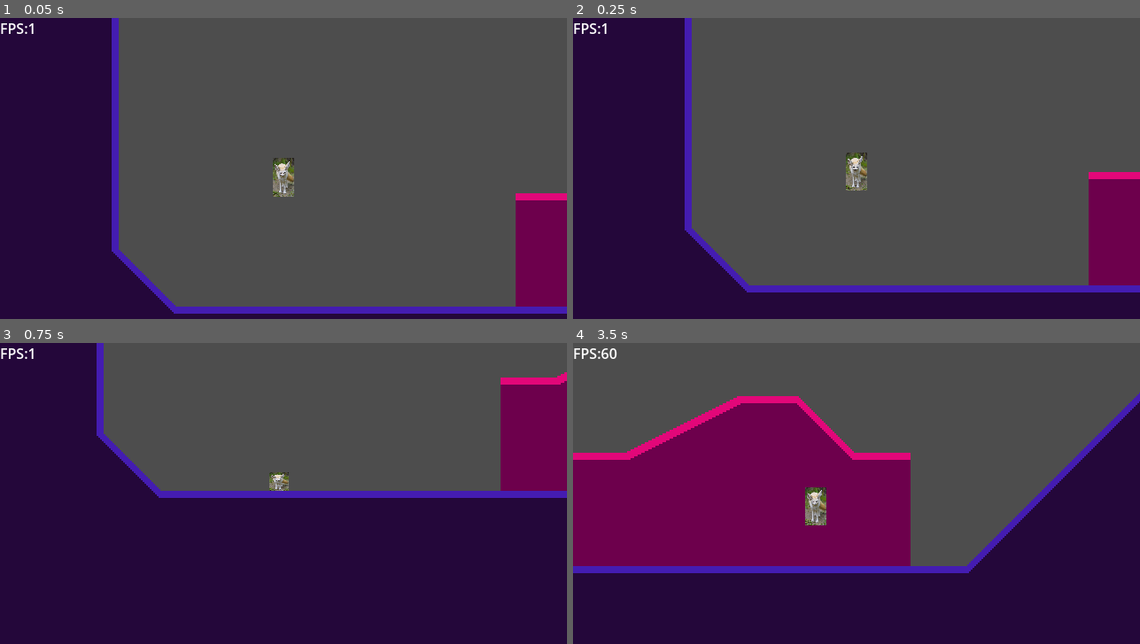
Above: before the commit, frames 1-4 (two rows, left to right).
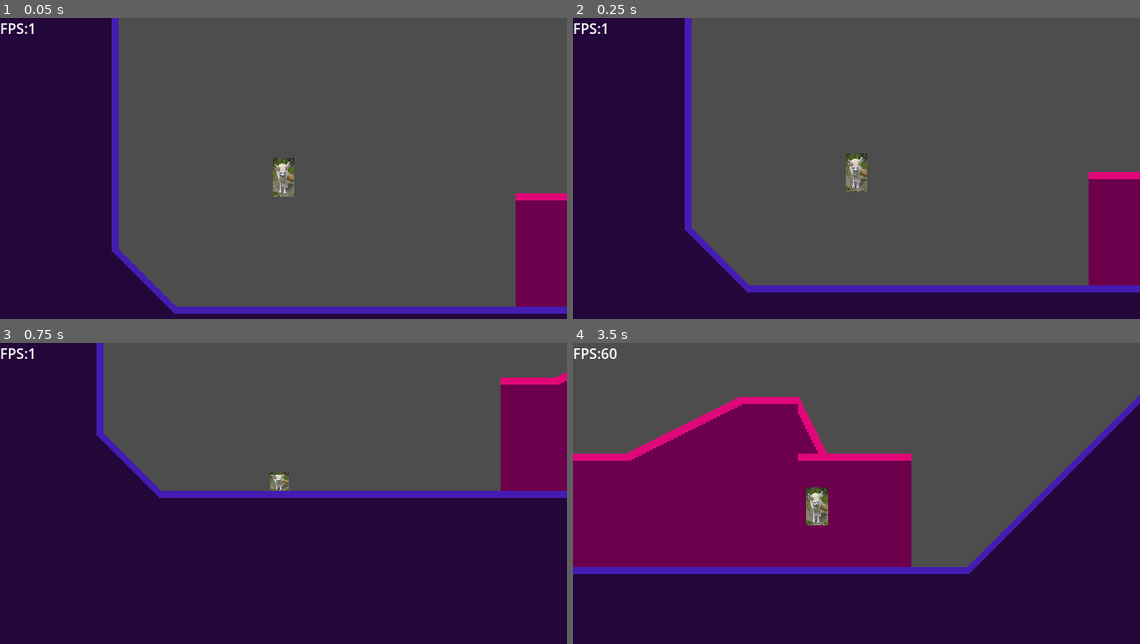
Above: after the commit, the same moments.

Repository: DraethPlace/FencWorks
Game: Godot game, scene res://Scenes/Base Level.tscn
Same seed, same stepped clock (60 frames per second), same inputs: the game is played once before the commit and once after it.
Inputs:
- Up to frame 1 (0.05 s): no input
- Up to frame 2 (0.25 s): no input
- Up to frame 3 (0.75 s): hold Right (right) from 0.53 s (still down); hold Down (crouch) from 0.53 s (still down)
- Up to frame 4 (3.5 s): tap Z (jump) at 0.77, 1.52, 3.02 s; release Down (crouch) at 1.28 s; tap Shift (machdash) at 1.35, 2.85 s; release Right (right) at 2.03 s; hold Left (left) 2.03-2.78 s; hold Down (crouch) 2.03-2.78 s; hold Right (right) from 2.78 s (still down)

Frame 1 is identical in both runs. In frame 2, 0.2% of the frame differs, in the area x 48-52%, y 44-58%; in frame 3, less than 0.1%; in frame 4, 2.4%, in the area x 0-100%, y 16-77%.

Commit message:
Optimazation Test
Idk

Diff:
--- a/Scenes/Base Level.tscn
+++ b/Scenes/Base Level.tscn
@@ -44,13 +44,13 @@
 8:0/0 = 0
 8:0/0/physics_layer_0/linear_velocity = Vector2(0, 0)
 8:0/0/physics_layer_0/angular_velocity = 0.0
-8:0/0/physics_layer_0/polygon_0/points = PackedVector2Array(-16, -16, -8, -16, -16, -12)
+8:0/0/physics_layer_0/polygon_0/points = PackedVector2Array(-16, -16, 16, -16, 16, 16, -16, 16)
 8:0/0/physics_layer_0/polygon_0/one_way = true
 8:0/0/physics_layer_0/polygon_0/one_way_margin = 5.0
 9:0/0 = 0
 9:0/0/physics_layer_0/linear_velocity = Vector2(0, 0)
 9:0/0/physics_layer_0/angular_velocity = 0.0
-9:0/0/physics_layer_0/polygon_0/points = PackedVector2Array(-16, 0, 16, -16, 16, -12, -16, 4)
+9:0/0/physics_layer_0/polygon_0/points = PackedVector2Array(-16, 0, 16, -16, 16, 16, -16, 16)
 9:0/0/physics_layer_0/polygon_0/one_way = true
 9:0/0/physics_layer_0/polygon_0/one_way_margin = 5.0
 10:0/0 = 0
@@ -62,13 +62,13 @@
 11:0/0 = 0
 11:0/0/physics_layer_0/linear_velocity = Vector2(0, 0)
 11:0/0/physics_layer_0/angular_velocity = 0.0
-11:0/0/physics_layer_0/polygon_0/points = PackedVector2Array(-16, -16, -12, -16, -16, -12)
+11:0/0/physics_layer_0/polygon_0/points = PackedVector2Array(-16, -16, 16, -16, 16, 16, -16, 16)
 11:0/0/physics_layer_0/polygon_0/one_way = true
 11:0/0/physics_layer_0/polygon_0/one_way_margin = 5.0
 12:0/0 = 0
 12:0/0/physics_layer_0/linear_velocity = Vector2(0, 0)
 12:0/0/physics_layer_0/angular_velocity = 0.0
-12:0/0/physics_layer_0/polygon_0/points = PackedVector2Array(16, -16, 16, -12, -12, 16, -16, 16)
+12:0/0/physics_layer_0/polygon_0/points = PackedVector2Array(16, -16, 16, 16, -16, 16)
 12:0/0/physics_layer_0/polygon_0/one_way = true
 12:0/0/physics_layer_0/polygon_0/one_way_margin = 5.0
 13:0/0 = 0
@@ -77,6 +77,7 @@
 
 [sub_resource type="TileSet" id="TileSet_5v2du"]
 tile_size = Vector2i(32, 32)
+occlusion_layer_0/light_mask = 1
 physics_layer_0/collision_layer = 1
 sources/0 = SubResource("TileSetAtlasSource_44ac8")
 tile_proxies/coords_level = [[0, Vector2i(0, 0)], [2, Vector2i(0, 0)], [0, Vector2i(1, 0)], [2, Vector2i(1, 0)], [0, Ve …(1205 unchanged characters)…
@@ -87,7 +88,7 @@
 [node name="Fenc 360" parent="." instance=ExtResource("1_cg4fk")]
 position = Vector2(340, 112)
 floor_stop_on_slope = true
-floor_snap_length = 24.0
+floor_snap_length = 60.0
 platform_floor_layers = 4278190081
 
 [node name="TileMap" type="TileMap" parent="."]
@@ -95,6 +96,6 @@
 scale = Vector2(2, 2)
 tile_set = SubResource("TileSet_5v2du")
 format = 2
-layer_0/tile_data = PackedInt32Array(262150, 0, 0, 262152, 0 …(482 unchanged characters)… 4, 393216, 0, 327695, 393216, 0, 65549, 786432, 268435456, 131085, 720896, 268435456, 262151, 0, 0, 65548, 458752, 0, 131084 …(10778 unchanged characters)…
+layer_0/tile_data = PackedInt32Array(262150, 0, 0, 262152, 0 …(482 unchanged characters)… 4, 393216, 0, 327695, 393216, 0, 65549, 655360, 1342177280, 131085, 458752, 0, 262151, 0, 0, 65548, 458752, 0, 131084 …(10778 unchanged characters)…
 
 [node name="FPS" parent="." instance=ExtResource("3_37wnp")]
--- a/Scenes/Player.tscn
+++ b/Scenes/Player.tscn
@@ -17,10 +17,10 @@
 size = Vector2(36, 4)
 
 [node name="Fenc 360" type="CharacterBody2D"]
-process_mode = 3
+process_mode = 1
 top_level = true
+texture_filter = 1
 position = Vector2(299, 89)
-disable_mode = 2
 collision_layer = 0
 floor_stop_on_slope = false
 floor_constant_speed = true
@@ -38,8 +38,12 @@
 script = ExtResource("3_jyttq")
 
 [node name="Cam" type="Camera2D" parent="."]
+process_mode = 1
+texture_repeat = 1
 position = Vector2(1.33514e-05, -1.19209e-06)
-position_smoothing_speed = 4.0
+process_callback = 0
+position_smoothing_enabled = true
+position_smoothing_speed = 35.0
 script = ExtResource("4_qhq0l")
 
 [node name="HitBox" type="CollisionShape2D" parent="."]
@@ -60,7 +64,6 @@
 script = ExtResource("8_asppx")
 
 [node name="Sens" type="CollisionShape2D" parent="Wall"]
-position = Vector2(0, -15)
 shape = SubResource("RectangleShape2D_rn333")
 
 [connection signal="body_entered" from="Wall" to="." method="_is_wall_touch"]
--- a/Scripts/Player/360 Movement.gd
+++ b/Scripts/Player/360 Movement.gd
@@ -21,7 +21,6 @@
 var Steps : float
 var stepping = 0
 @export var WallTouch = 0
-
 #Mach 1 = 150
 #Mach 2 = 300
 #Mach 3 = 450
@@ -30,6 +29,7 @@
 
 func _physics_process(delta):
 	# Handle physics
+	var Twurn = create_tween()
 	if not is_on_floor() or not WallTouch == 0:
 		if Midair <1:
 			velocity.y= sin(rotation)*Speed
@@ -40,8 +40,10 @@
 			velocity.y += (gravity * delta)
 			if velocity.y > 19000 and not is_on_floor():
 				velocity.y = 19000
-			if not rotation == 0:
-				rotation = lerp_angle(rotation, 0, 0.2)
+			if not round(rotation_degrees) == 0:
+				Twurn.tween_property(self, "rotation", 0, 0.2)
+			else:
+				Twurn.stop()
 		elif not WallTouch == 0 and not (Input.is_action_pressed("jump") or Midair > 8):
 			velocity.y = 250
 
@@ -80,9 +82,6 @@
 		VelLR = "L"
 	elif Speed > -1:
 		VelLR = "R"
-
-	floor_snap_length= (((abs(Speed))/18)*2)+32
-
 	# Code for changing speed around
 	var Dir = Input.get_axis("left", "right")
 	if Dir and (((CtrlLock == "L" or WallTouch == -1) and Input.is_action_pressed("right")) or ((CtrlLock == "R" or WallTouch ==1) and Input.is_action_pressed("left")) or (CtrlLock == "N")) and not crouch == "S":
@@ -174,23 +173,27 @@
 
 	#Wraps the angle and Slope Physics
 	if WallTouch == 0 and is_on_floor_only():
-		var normal: Vector2 = get_floor_normal()
-		rotation =  lerp_angle(rotation, deg_to_rad(wrapf(rad_to_deg(normal.angle())+90, 180, -180)), .5)
 		if ((Speed < 50 and SensorDir == "R" and LR == "R") or (Speed > -50 and SensorDir == "L" and LR == "L")):
 			CtrlLock = SensorDir
 		else:
 			CtrlLock = "N"
 		if not roundf(absf((rotation_degrees)/10)) == 0:
 			if not CtrlLock == "N":
-				Speed -=((int(LR == "R")*2)-1)*10
+				Speed +=sin(round(deg_to_rad(rotation_degrees)))*25
 			elif SensorDir == "U" and dash == 1:
 				Speed += sin(round(deg_to_rad(rotation_degrees)))*15
 			if not SensorDir == "U" and dash ==1:
 				Speed -= sin(round(deg_to_rad(-rotation_degrees)))*13
 			else:
 				Speed -= sin(round(deg_to_rad(-rotation_degrees)))*18
+		var normal: Vector2 = get_floor_normal()
+		if not deg_to_rad(round(rotation_degrees)) == (wrapf(rad_to_deg(normal.angle())+90, 180, -180)):
+			rotation =  lerp_angle(rotation, deg_to_rad(wrapf(rad_to_deg(normal.angle())+90, 180, -180)), .5)
+
 	else:
 		CtrlLock = "N"
+
+
 	#handles The surface direction, wallrunning, ceiling running all that good sonis stuff
 	if (dash == 1 or is_on_floor()):
 		if SensorDir == "U" and abs(Speed) < 100:
@@ -208,17 +211,18 @@
 		elif dash == 1 and WallTouch == 0:
 			SensorDir = "U"
 			set_up_direction(Vector2.DOWN)
+		else:
+			set_up_direction(Vector2.UP)
+			velocity.y = 75
+			Speed = 75 *((int(LR=="L")*2)-1)
 	if dash == 0:
 		floor_max_angle=67.5
 		if round(abs(rotation_degrees)) > 67.5 or SensorDir == "U":
 			if not SensorDir == "U":
+				set_up_direction(Vector2.UP)
 				velocity.x = 75 *((int(VelLR=="L")*2)-1)
-				velocity.y = 0
+				velocity.y = 10
 				Speed = 50 *((int(VelLR=="L")*2)-1)
-			else:
-				set_up_direction(Vector2.UP)
-				velocity.y = 75
-				Speed = 75 *((int(LR=="L")*2)-1)
 	else:
 		floor_max_angle=180
 #func _process(delta):
--- a/Scripts/Player/Cam.gd
+++ b/Scripts/Player/Cam.gd
@@ -1,6 +1,6 @@
 extends Camera2D
 # Called when the node enters the scene tree for the first time.
-func _physics_process(_delta):
+func _process(_delta):
 	offset.x=  offset.x*-1
 	offset.y=  offset.y*-1
 	offset.x-= ((5*(offset.x))+((get_parent().velocity.x)))/150
--- a/Scripts/Player/Hitbox.gd
+++ b/Scripts/Player/Hitbox.gd
@@ -1,6 +1,6 @@
 extends CollisionShape2D
 
-func _physics_process(delta):
+func _process(delta):
 	if get_parent().crouch == "N":
 		shape.radius = 12
 		if not shape.height >= 42:
--- a/Scripts/Player/LR.gd
+++ b/Scripts/Player/LR.gd
@@ -1,6 +1,6 @@
 extends Sprite2D
 
-func _physics_process(_delta):
+func _process(_delta):
 	if get_parent().LR == "L":
 		flip_h = true
 	else:
--- a/Scripts/Player/Wall.gd
+++ b/Scripts/Player/Wall.gd
@@ -1,6 +1,6 @@
 extends Area2D
 
-func _physics_process(delta):
+func _process(delta):
 	global_rotation = 0
 	if not round(get_parent().rotation_degrees) == 0:
 		$Sens.disabled =true
@@ -12,4 +12,3 @@
 		monitoring = true
 		monitorable = true
 		visible = true
-	print(get_overlapping_bodies())
